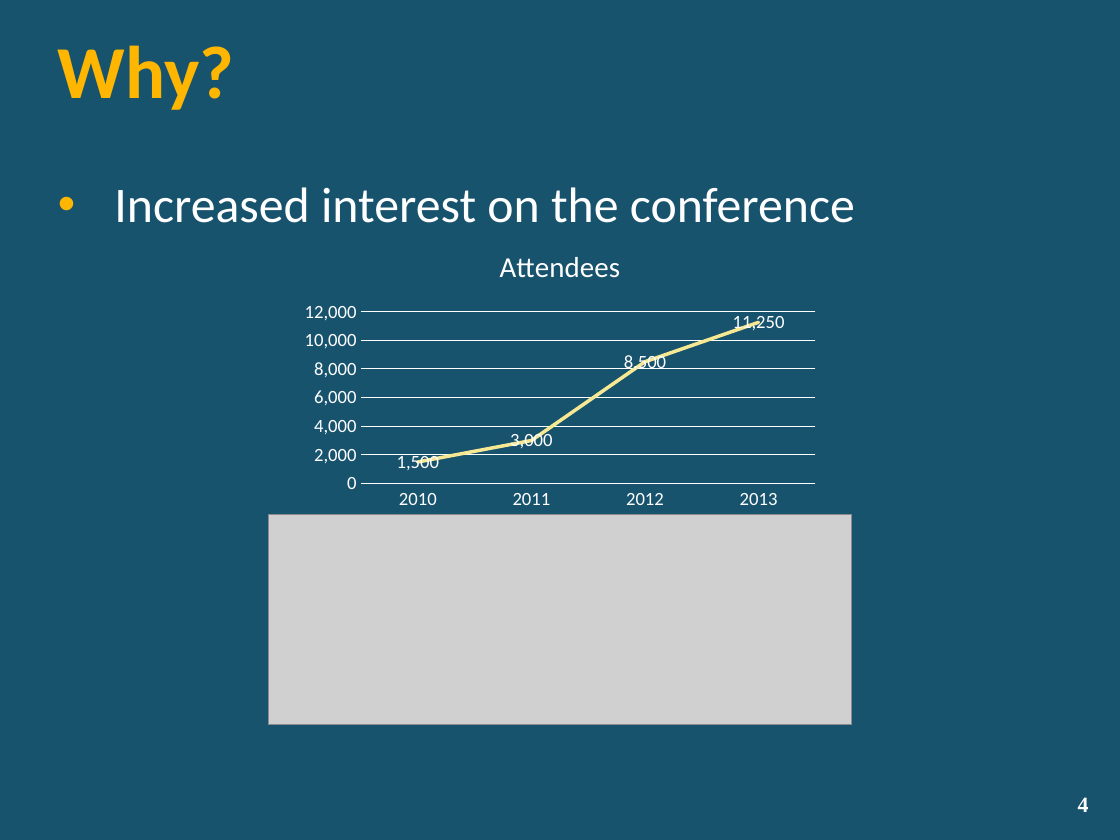
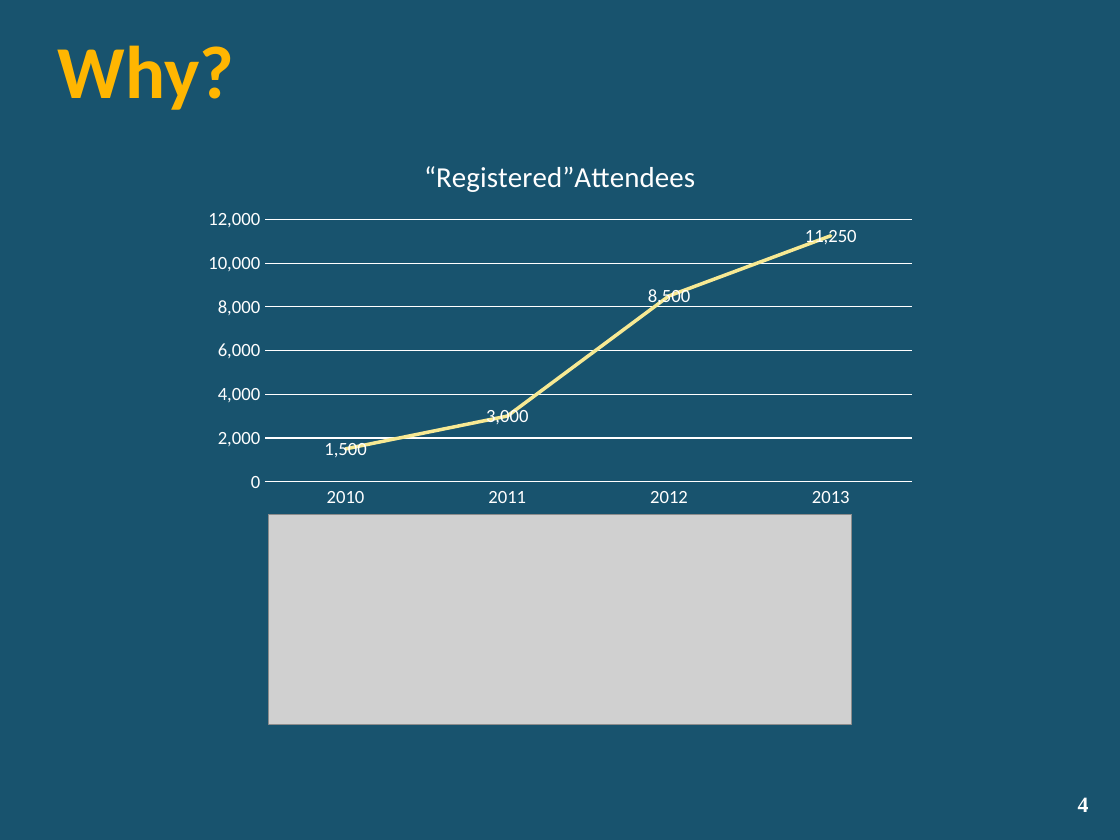
Before and after one commit to lozanotek/cloudscale, a slide deck: slide 4 of slides/CloudScale.pptx. Drawn at 1120x840 pixels with LibreOffice and Linux fonts; fonts in the diff are those of the drawing; grey boxes stand for pictures; background and template pictures are left out. Boxes give left, top, right and bottom in pixels: in the first picture for what was removed or moved away, otherwise in the second. Text is boxed around its words. In the diff, an @@ line names an element or a change of style, - is before the commit and + after.

```diff
--- a/slides/CloudScale.pptx
+++ b/slides/CloudScale.pptx
@@ line chart at (x1=194, y1=140, x2=926, y2=516) @@
@@ title "Attendees " to "“Registered”Attendees " @@
@@ line chart resized from (x1=293, y1=230, x2=825, y2=516) to (x1=194, y1=140, x2=926, y2=516) @@
@@ text removed at (x1=114, y1=187, x2=855, y2=223) @@
-• Increased interest on the conference
```
Also in this commit, not shown: 1 other slide changed, 5 slides added.
